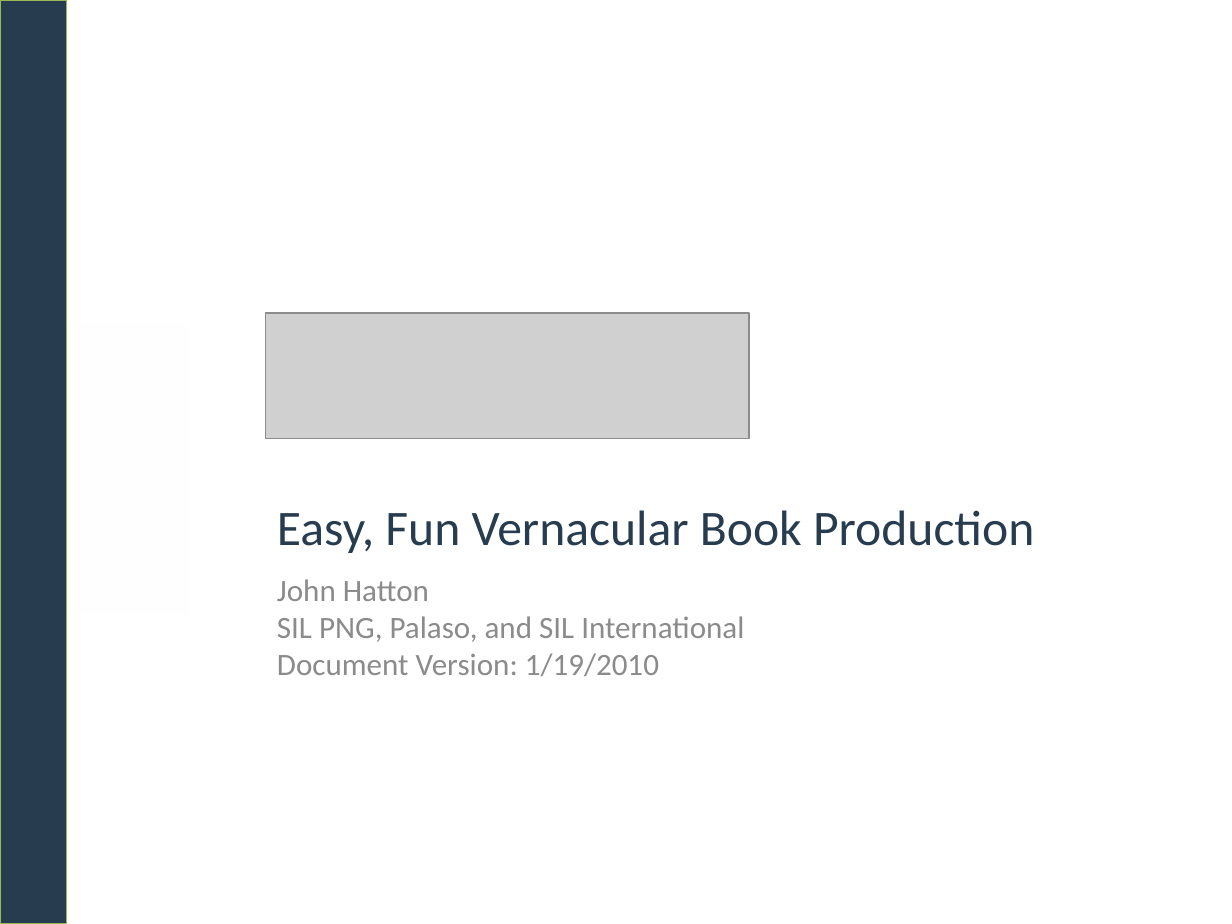
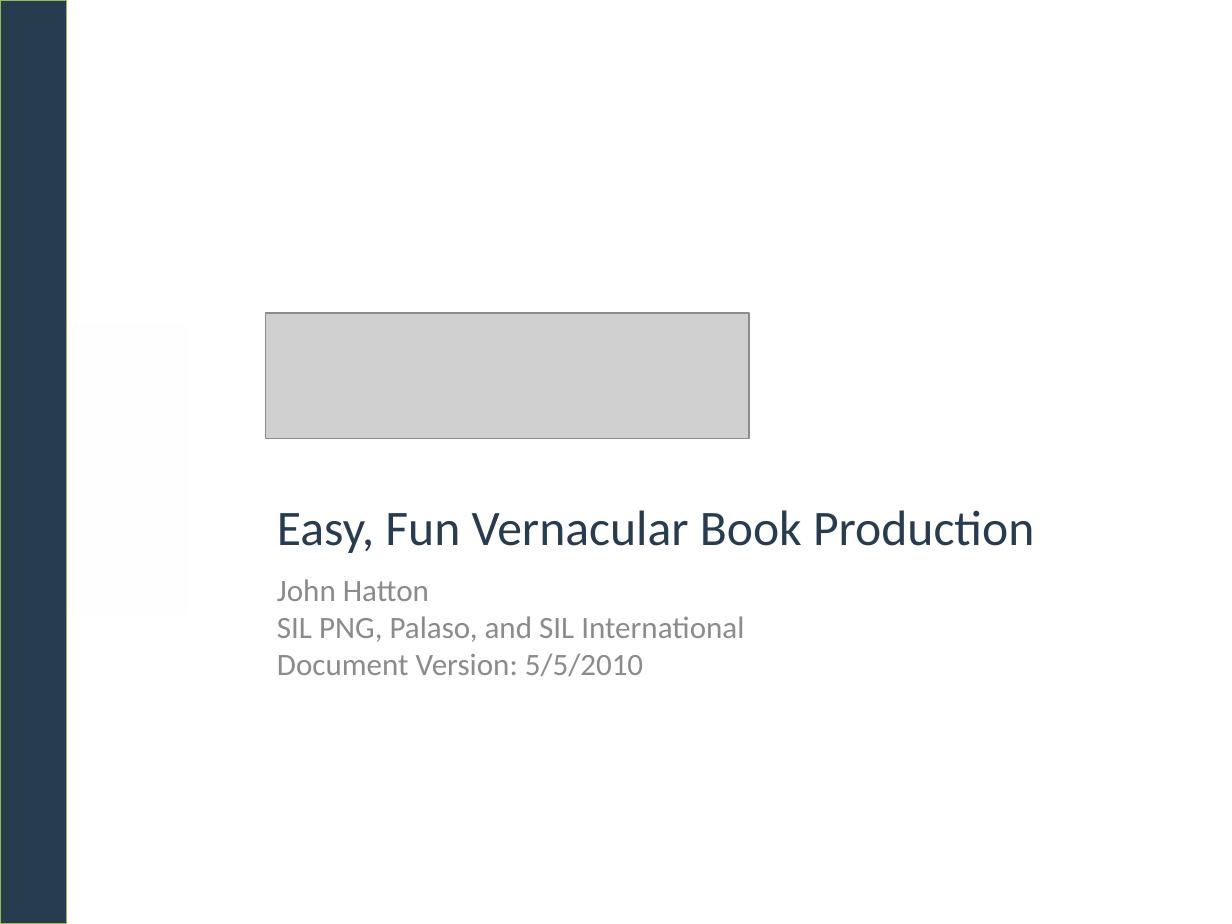
Before and after one commit to ermshiperete/testBloom, a slide deck: slide 1 of Design/BloomOverview.pptx. Drawn at 1232x924 pixels with LibreOffice and Linux fonts; fonts in the diff are those of the drawing; grey boxes stand for pictures. Boxes give left, top, right and bottom in pixels: in the first picture for what was removed or moved away, otherwise in the second. Text is boxed around its words. In the diff, an @@ line names an element or a change of style, - is before the commit and + after.

```diff
--- a/Design/BloomOverview.pptx
+++ b/Design/BloomOverview.pptx
@@ text at bbox=[277, 653, 643, 676]: text changed @@
-Document Version: 1/19/2010
+Document Version: 5/5/2010
```
Also in this commit, not shown: 1 other slide changed, 1 slide added, 1 slide removed, 2 other files.
